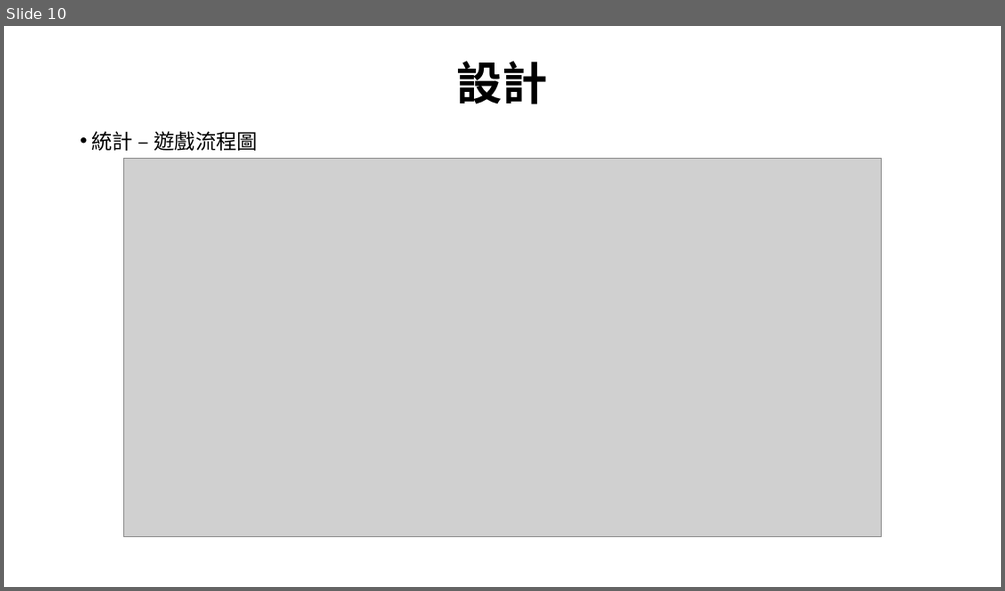
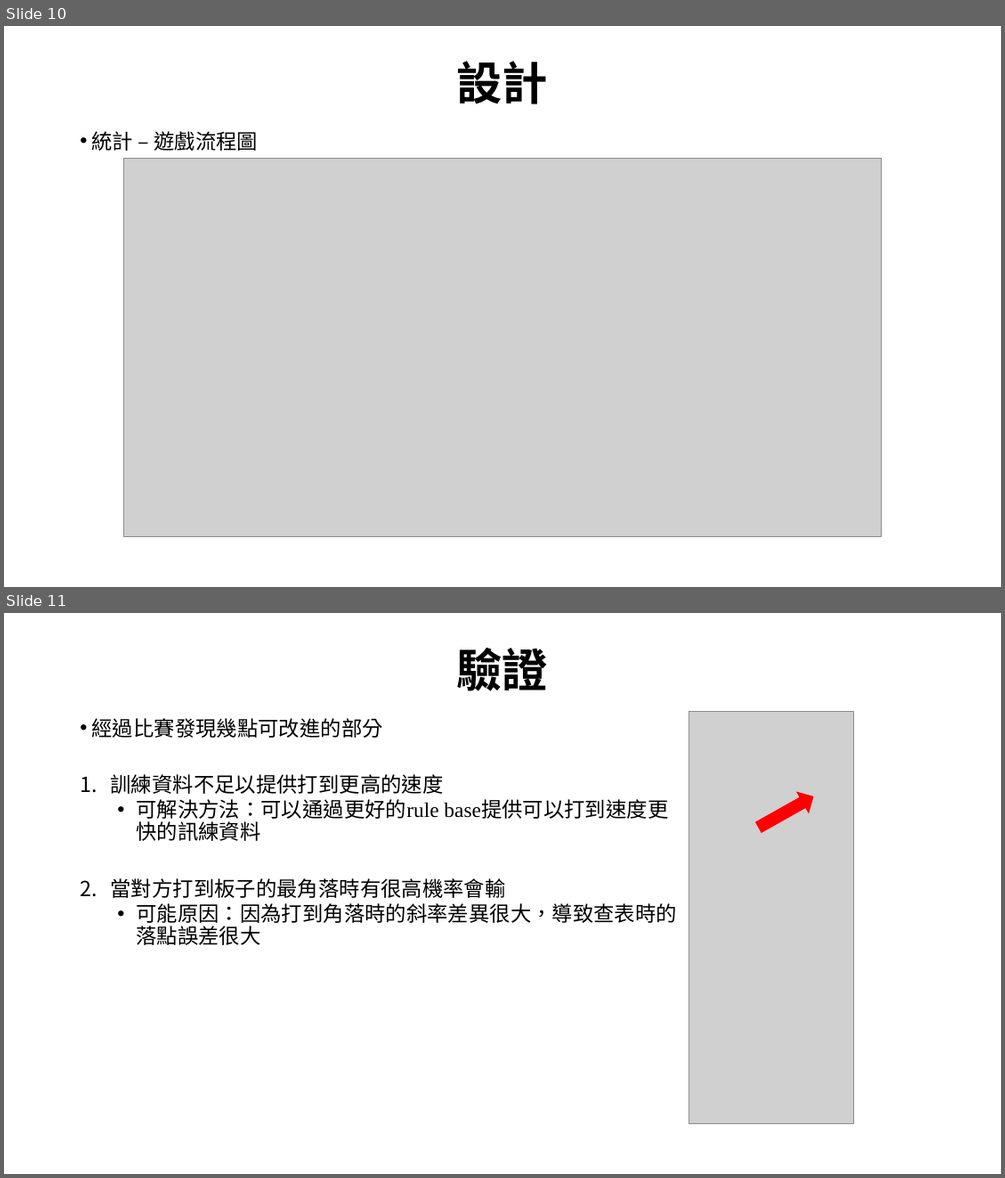
Before and after one commit to HsuTengHsiung/mechine-learning, a slide deck: HW7/機器學習-pingpong.pptx. Shown one above the other, each under a label of ours: slide 10 before the commit, slides 10 and 11 after it. The pictures are 1005x591 and 1005x1178 pixels, drawn with LibreOffice and Linux fonts; fonts in the diff are those of the drawing; grey boxes stand for pictures; background and template pictures are left out. Boxes give left, top, right and bottom in pixels: in the first picture for what was removed or moved away, otherwise in the second. Text is boxed around its words. In the diff, an @@ line names an element or a change of style, - is before the commit and + after.

Commit message:
final

```diff
--- a/HW7/機器學習-pingpong.pptx
+++ b/HW7/機器學習-pingpong.pptx
@@ slide 11 added at box(4, 613, 1001, 1174), background #FFFFFF @@
@@ title added at box(457, 648, 549, 691), 44 pt, text #000000, bold @@
+驗證
@@ text added at box(92, 718, 677, 945), 20 pt, text #000000 @@
+• 經過比賽發現幾點可改進的部分
+1. 訓練資料不足以提供打到更高的速度
+  • 可解決方法：可以通過更好的rule base提供可以打到速度更快的訊練資料
+2. 當對方打到板子的最角落時有很高機率會輸
+  • 可能原因：因為打到角落時的斜率差異很大，導致查表時的落點誤差很大
@@ picture added at box(689, 712, 854, 1124) @@
@@ right arrow added at box(753, 787, 818, 837), fill #FF0000, outline #FF0000 1 pt @@
```
